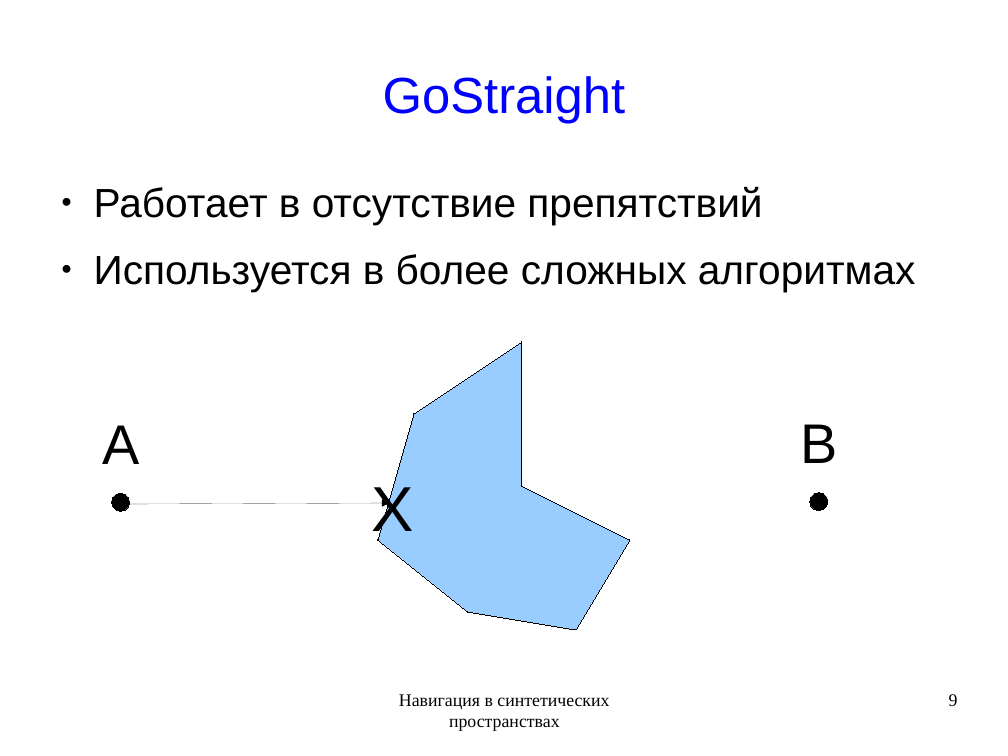
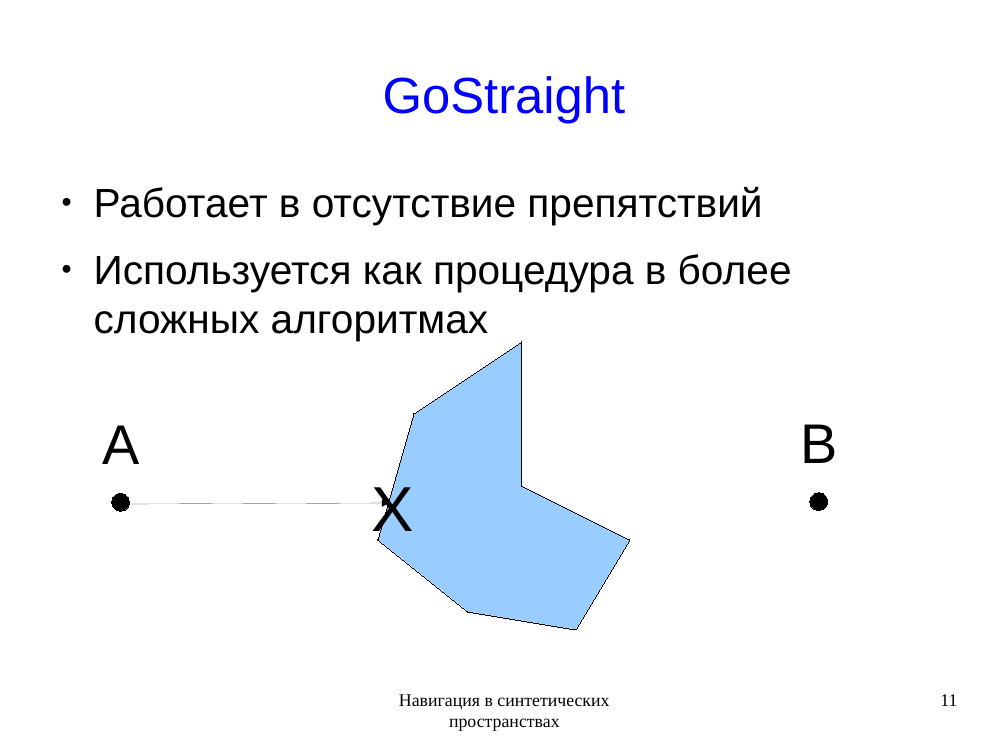
Before and after one commit to rutsky/semester09, a slide deck: slide 11 of Artificial_intelligence/Navigation_in_synthetic_space/50572_Rutsky_Navigation_in_synthetic_space.odp (slide 9 before the commit). Drawn at 1008x756 pixels with LibreOffice and Linux fonts; fonts in the diff are those of the drawing. Boxes give left, top, right and bottom in pixels: in the first picture for what was removed or moved away, otherwise in the second. Text is boxed around its words. In the diff, an @@ line names an element or a change of style, - is before the commit and + after.

```diff
--- a/Artificial_intelligence/Navigation_in_synthetic_space/50572_Rutsky_Navigation_in_synthetic_space.odp
+++ b/Artificial_intelligence/Navigation_in_synthetic_space/50572_Rutsky_Navigation_in_synthetic_space.odp
@@ text at bbox=[94, 254, 792, 340]: text changed @@
-● Используется в более сложных алгоритмах
+● Используется как процедура в более сложных алгоритмах
@@ page number at bbox=[940, 694, 957, 706]: text changed @@
-9
+11
```
Also in this commit, not shown: 19 other slides changed, 4 slides added.
